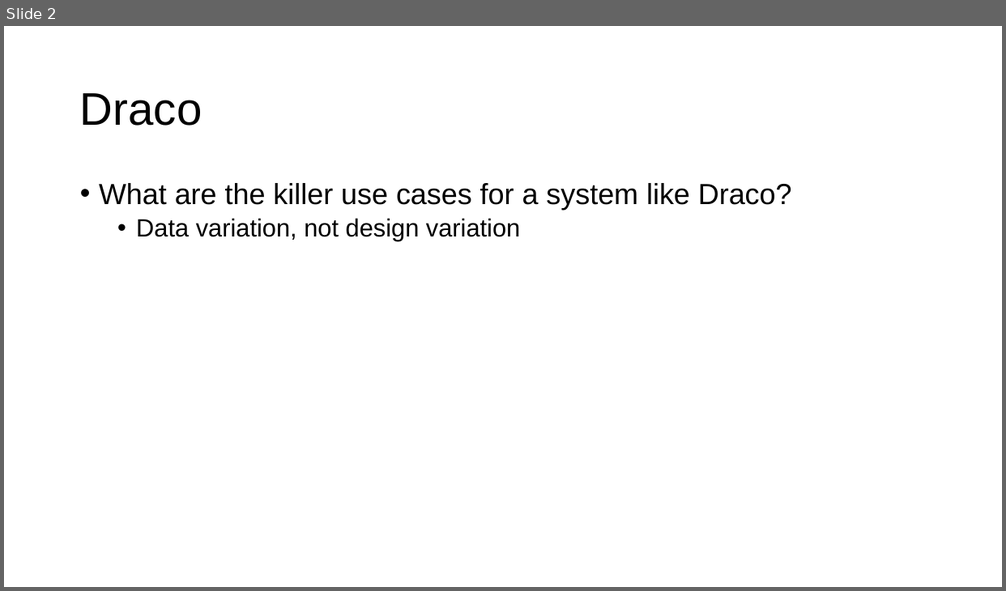
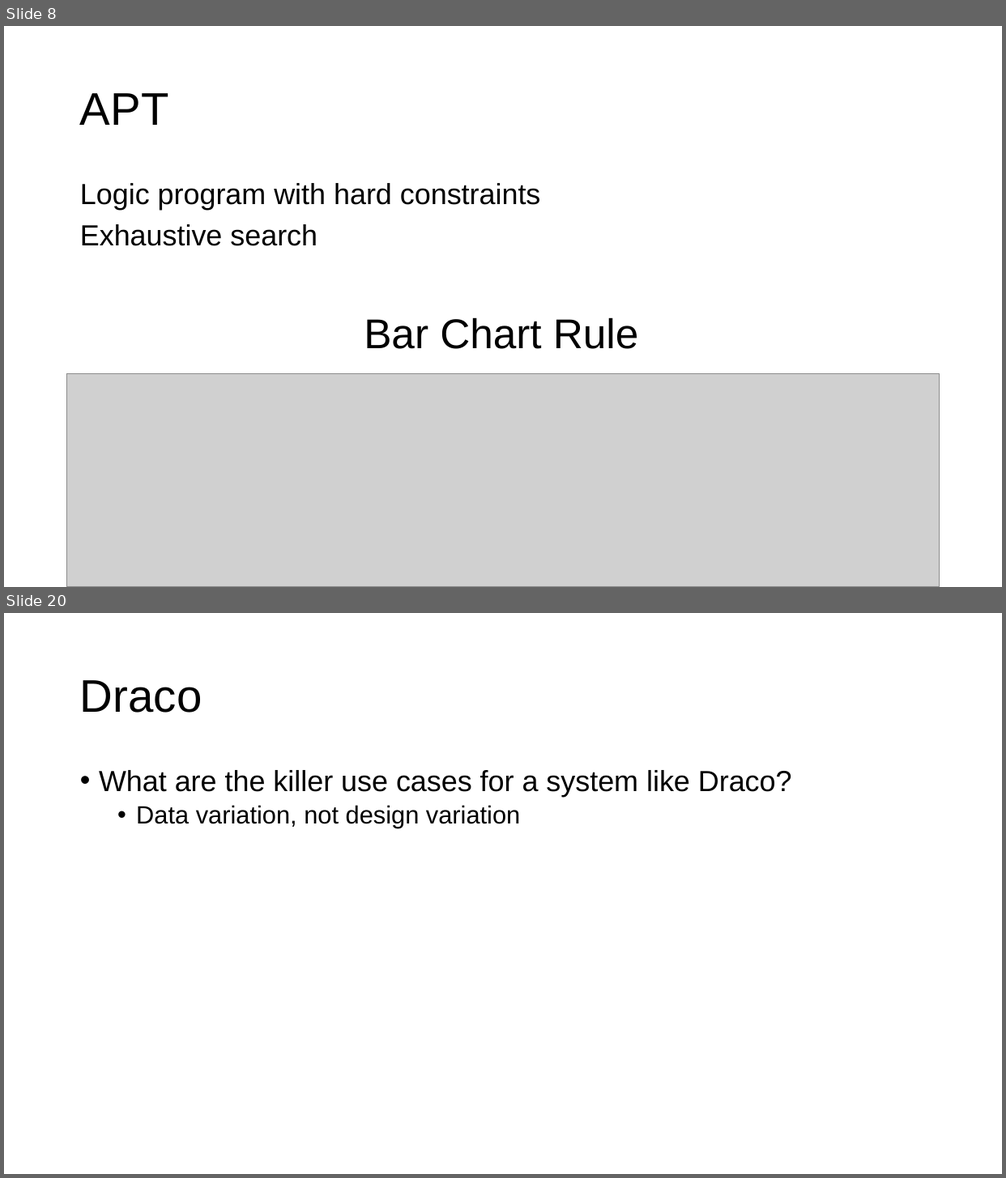
Before and after one commit to columbiaviz/columbiaviz.github.io, a slide deck: 2020s_w6998/lecs/04_rec.pptx. Shown one above the other, each under a label of ours: slide 2 before the commit, slides 8 and 20 after it; the slides between them are not shown. The pictures are 1006x591 and 1006x1178 pixels, drawn with LibreOffice and Linux fonts; fonts in the diff are those of the drawing; grey boxes stand for pictures. Boxes give left, top, right and bottom in pixels: in the first picture for what was removed or moved away, otherwise in the second. Text is boxed around its words. In the diff, an @@ line names an element or a change of style, - is before the commit and + after.

```diff
--- a/2020s_w6998/lecs/04_rec.pptx
+++ b/2020s_w6998/lecs/04_rec.pptx
@@ slide 8 added at bbox=[4, 26, 1002, 587], background #FFFFFF @@
@@ title added at bbox=[80, 93, 169, 125], 44 pt, text #000000 @@
+APT
@@ text added at bbox=[80, 183, 541, 246], 28 pt, text #000000 @@
+Logic program with hard constraints
+Exhaustive search
@@ text added at bbox=[364, 318, 638, 349], 40 pt, text #000000 @@
+Bar Chart Rule
@@ picture added at bbox=[66, 374, 940, 587] @@
@@ what was slide 2 is now slide 20 @@
```
Also in this commit, not shown: 2 slides changed, 18 other slides added.
